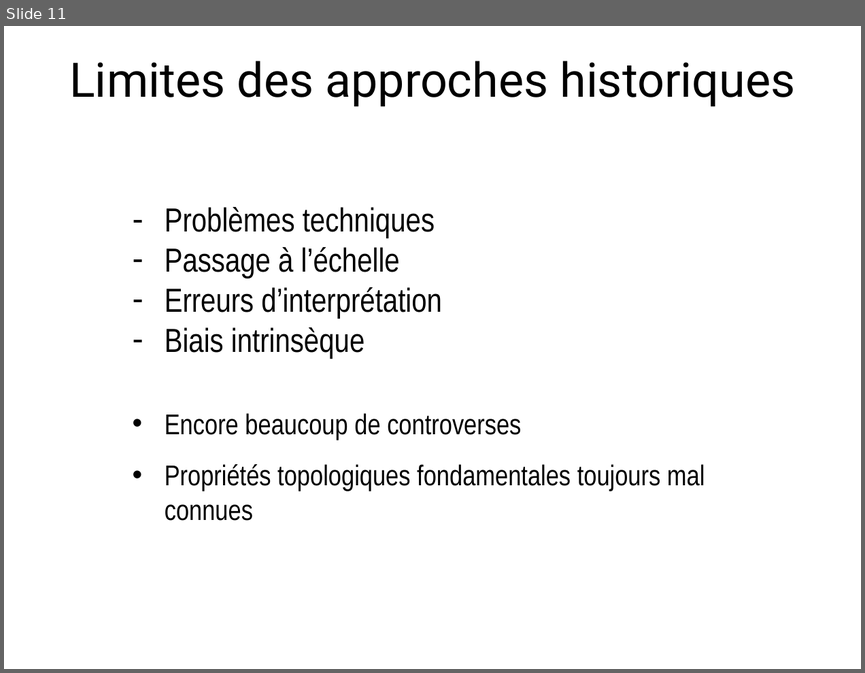
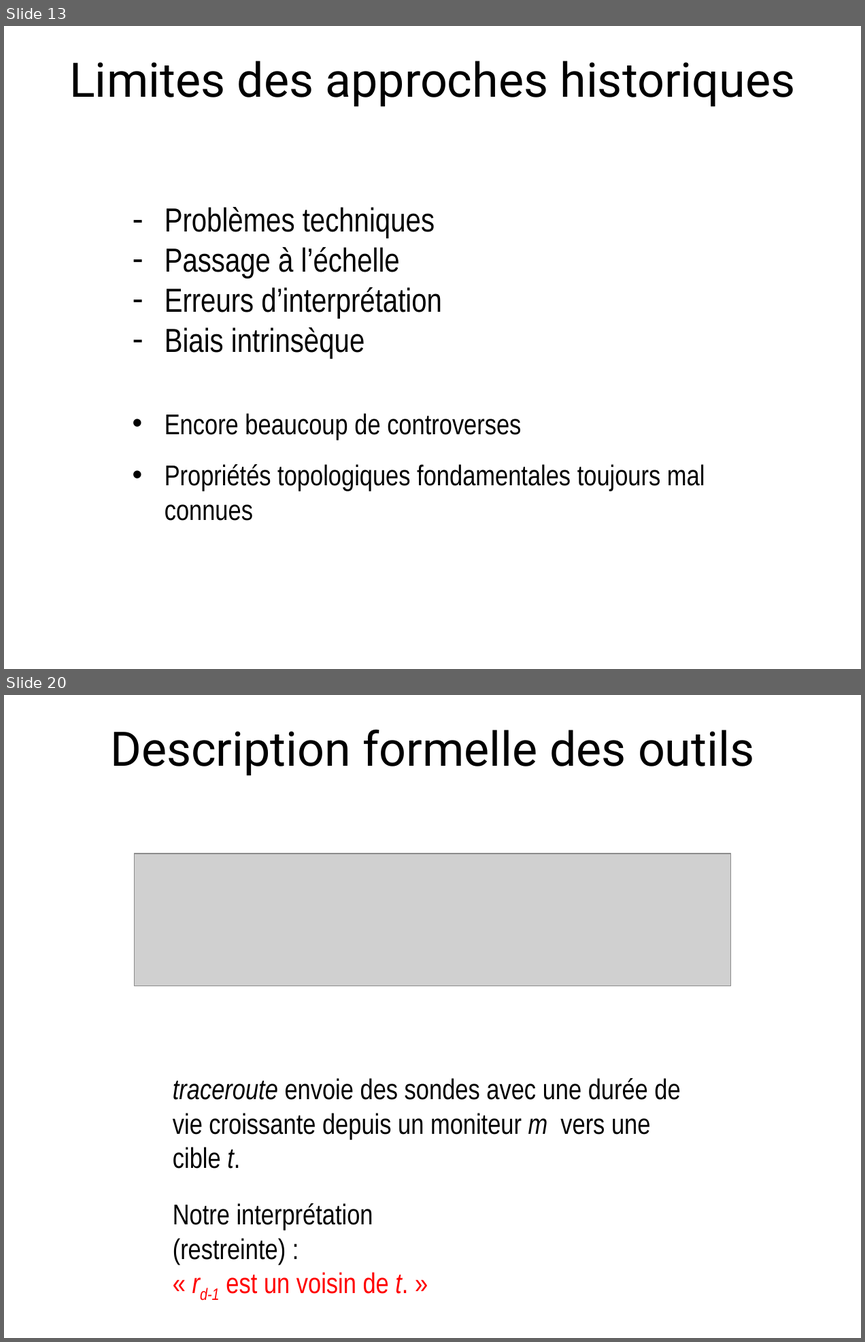
Before and after one commit to elierotenberg/my-thesis, a slide deck: slides.pptx. Shown one above the other, each under a label of ours: slide 11 before the commit, slides 13 and 20 after it; the slides between them are not shown. The pictures are 865x673 and 865x1342 pixels, drawn with LibreOffice and Linux fonts; fonts in the diff are those of the drawing; grey boxes stand for pictures. Boxes give left, top, right and bottom in pixels: in the first picture for what was removed or moved away, otherwise in the second. Text is boxed around its words. In the diff, an @@ line names an element or a change of style, - is before the commit and + after.

```diff
--- a/slides.pptx
+++ b/slides.pptx
@@ slide 20 added at box(4, 695, 861, 1338), background #FFFFFF @@
@@ title added at box(110, 729, 754, 776), 40 pt, text #000000 @@
+Description formelle des outils
@@ picture added at box(135, 853, 730, 986) @@
@@ text added at box(173, 1078, 680, 1168), 24 pt, text #000000 @@
+traceroute envoie des sondes avec une durée de vie croissante depuis un moniteur m vers une cible t.
@@ text added at box(173, 1203, 408, 1300), 24 pt, text #000000 @@
+Notre interprétation (restreinte) :
+« rd-1 est un voisin de t. »
@@ what was slide 11 is now slide 13 @@
```
Also in this commit, not shown: 3 slides changed, 11 other slides added, 7 other files.
